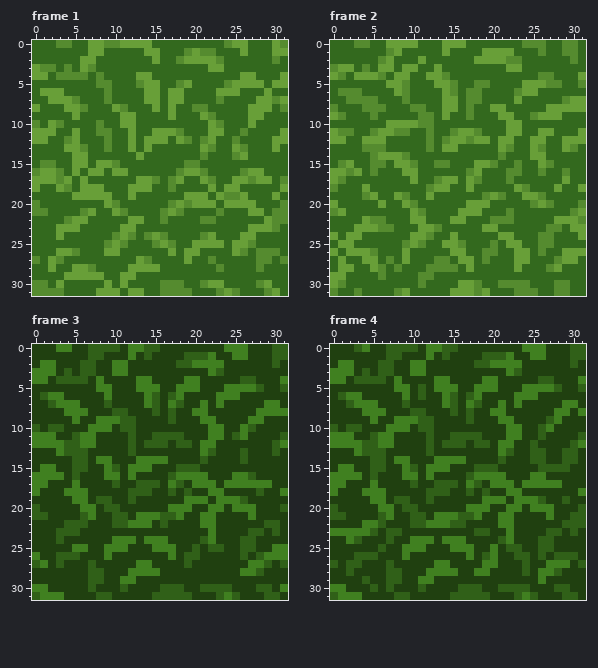
Pixel-art file -- images/tileset.ase. This is how it looked before the edit.
32x32 pixels, 6 frames. Shown: frame 1, frame 2, frame 3, frame 4.
Once edited:
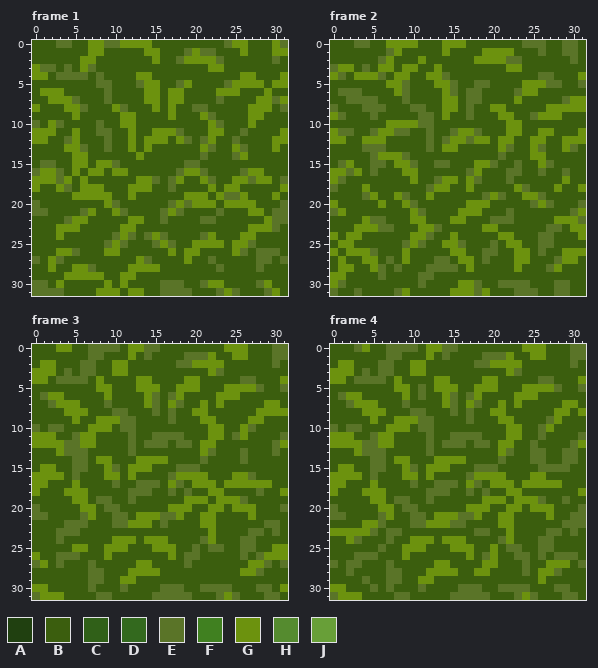
Palette (. is transparent): A #204010  B #3b5e0e  C #306018  D #33691e  E #5a7428  F #408020  G #6c920e  H #558b2f  J #689f38
Edits made:
Changed rows in their new state; - is an unchanged pixel.
Frame 1:
first column x 0:
 0 BBBEEBBGGEEGGGGBBBBBBBBBEGGBBBGE
 1 BBBBBBBGGBBBBBGGBBBEGEEBBBGBBBGG
 2 BBBBBBGGBBBBBBBGBBEGGGGEBBBBBBEB
 3 GEEBEBGEBBBBBBBBBBBBBBGGBBBBBBBB
 4 GGBEEEEBEBBBBGGBBBBBBBBBBBGGBBBG
 5 BBBBBBBBEEBBBEGGBBEGBBBBEGGGGBGG
 6 BGGGBBBBBEBBBBGGBGGBBBBGGGBBBGBB
 7 BBGGGEBBBEBBBBGGBGGBBBBEBBBBGGEG
 8 GBBBGGEBBBGEBBBGBGBBEEBBBBBGGGBE
 9 BBBBBGBBBBBGGBBBBGBBBGEBBBBGGBBB
10 EBGEBBBBEBBGGBBBBBBBBBGEBBBGBBBB
11 GGGBBGBBEEBBGBBGGGEBBBGGBBEBBBBG
12 GGBBEGBBBEBBGBGGGBGEBEGBBEBBBBGG
13 BBBBGGEBBEBBGBGBBBBBBGEBBGEBBBGB
14 BBBBBGGBBBBBBGBBBBBBBEBBBEGBBBBB
15 BEEBBGGBGGEBBBBBBBBEEBBBBBBBBBBB
16 EGGEBGBGGBGGBBBBBBEGGEBBBBEGGBBB
17 GGGEGBGBBBBBBGGEBEGBBGEBBGGEGGBE
18 GBBGEBGGGBBBGGGBBEBBBBGBGGBBBBBG
19 BBBBBGGGGGBBGBBBBBBGGGBGEEGBBBGB
20 EBBBBBBBBGEBBBBBBEGEGGGBGGGGBBBE
21 EEBBBBEGBBGEBBBBEGEBBBBEBBBGGBEE
22 BBBBEGGBBBBBGGBBEBBBBEEBBBBBBGEE
23 BBBGGGBBBBBGGBBBBBBBBBBBBBBGGGEB
24 BBBGBBBBBBEGEBEGEBBBBEGBBBGGBBBB
25 BBBBBBBBBEGEBBBEGEBBGGGGBGGEBBBB
26 BBBGGEBBBGGBBBBBBGBGGBBBBGEBEEEB
27 EBGEBBBBBBBBBGEBBBBGBBEBBBBBEEBE
28 BBGBBGGEBBBBGGGGBBBBBBBEBBBBEBBB
29 BBBBGGGGGBBGGBBBBBBBBBBBBBBBBBBB
30 EEBGBBBBBGBGBBBBEEEBBEGGBBBBEGBB
31 EEEEBBBBGGGBGGBBEEEEBBBEGEBBBEGB
Frame 2:
first column x 0:
 0 BBBEEBBGGGGBBBGGGBBBBBBBEEEBBEEB
 1 BBBBBBBEGBBBBBGBBBBGGGGBBBEBBEEB
 2 BBBBBBEGBBBGBBBBBBGGGGEEBBBBBBEB
 3 EGGBEBGGBGGBBGBBBBBBBBGGBBBBBBBB
 4 GEBGGGEBGGBBGGEBBBBBBBBBBBEEBBBG
 5 BBBBBBBGGEBBBGGEBBEEBBBBGGGEEBBE
 6 BEEEBBBBGEBBBBGEBEEBBBBEGGBBBBBB
 7 BBEEEEBBBEBBBBGGBEEBBBBGBBBBBEGG
 8 EBBBEEEBBBEEBBGGBEBBGGBBBBBGGGGG
 9 GEBBBEBBBBBEEBGBBEBBBGGBBEGGGBBB
10 BBBBBBBGGGGEEBBBBBBBBBGGBBBBBBBB
11 GEEBBEGGEEBBEBBEGGEBBBGGBBGGBBBG
12 GGBBGGGBBBBBEBEGGEGGBGGBBGGBBGGG
13 BBBBEEEBBBBBEBGGBBBBBGEBBGEBBGEB
14 BBBBBEGGGEBBBBBBBBBBBEBBBGGBBBBB
15 BEGBBEEBGGEBBEEBBBGGEBBEBBGEBBBB
16 GGEGBEBBBGGBBBBBBEGBBBEEBBEBBEBB
17 GEBBBBBBBBGBBEGGBGEBBBEBBBBBBGBB
18 EBBBGBBBBBBBEGGBBGBBBBBGEBBBGBBG
19 BBBBEGBBGEBBGBBBBBBEGEBBGGEBBBBB
20 GBBBBBGBBGEBBBBBBGGGBBBBBEGEBBBE
21 EGBBBBBBBBGEBBBBGGGBBBEBBBBBBBEG
22 BBBBGEEBBBGGBBBGGBBBEEEBBBBBGGGE
23 BBBGGGEEBBBGGEBBBBBGGBBBBBBEEBGG
24 GBGGBBBBBBGGEBBGBBBBBGGBBBEEBBBG
25 BGGBBBBBBEGEBBGGEBBBEBGGBBEEBBBB
26 GBGGGEBBBGBBBBBGGBBEEBBGGBEBBGGG
27 BGBBGGBEBGBBBEEBGGBEBBBGGBBBEGGB
28 BGGBBGEBEBBBEEEEBGBBBBBGBBBEGBBB
29 GGBBBBEBBBBEEBBBBBBBBBBBBBBBBBBB
30 GEBBBBBBBBBEBBBBGGEBBEEEEBBBEEBB
31 EBBEBBBBEGBBBBBGGGEGBBBEEEBBEEBB
Frame 3:
first column x 0:
 0 BBBGGBBEEEEBGGEEBBBBBBBBGGGBBBEE
 1 BBBBBBBEEBBBGBEBBBBEEEGBBGGBBBEE
 2 BGGBBBEEBBGGBBBBBBEEGGGGBBBBBBEB
 3 GGGBEBEEBBGGBBBBBBBBBBGEBBBBBBBB
 4 GGBEEEEBGBBBBGGBBBBGGBBBBBEEBBBG
 5 BBBBBBBBGGBBBGGGBBGGGBBBGGGGEBBE
 6 BEGGBBBBBGBBBBGEBEGBBBBGGGBBBBBB
 7 BBEGGGBBBEBBBBGEBGEBBGBGBBBBBGGB
 8 BBBBGGGBBBEEBBBEBEBBGGBBBBBBGGGG
 9 BBBBBGBBGGGEEBBBBEBBBGGBBBBGGBBB
10 EBEEBBBGGGBEEBBBBBBBBBGGBBGEBBBB
11 GGGBBEGGBBBBEBBEEEEBBBGGBEGBBBBE
12 GGGGEEGGBBBBEBEEEBEEBGGBBBBBBBEG
13 BBBGEEEBBBBBEBBBBBBBBGEBBBEBBBEB
14 BBBBBEEBGGBBBGGGGBBBBEBBBBEBBBBB
15 BGGBBEEBBGEBGGGBBBEEEBBBBBBBBBBB
16 GGGGBEBBBGGBGBBBBEGGGGBBBGGEBBBB
17 GGBBBGBBBBEBBEEEBGEBGGGBGGGGGGBB
18 GBBBGGGBBBBBEEEBBEBEBBGGBBBBEBBG
19 BBBBBGGBEEBBEBBBBBBGGGBGGGEBBBBB
20 EBBBBBGGBEEBBBBBBGGGBBGGBGGGBBBE
21 EEBBBBEGBBEEBGGGEEGBBGGBBBBGBBBB
22 BBBBEEEBBBEEGGGBEBBBBGGBBBBBBEEB
23 BBBEEEBBBBBBBBBBBBBBBBGBBBBEEBEB
24 BBBEBBBBBBGGGBGGGBBBBEGBBBEEBBBB
25 BBBBBGGBBGGGBBBGGGBBEBEEBBEEBBGG
26 GBBEEEBBBGBBBBBBBGBEEBBBBBEBEGGG
27 EGBEBBBEBBBBBGGBBBBEBBBBBBBGGEBE
28 BBBBBBBEEBBBGGGGBBBBBBBBBBGGEBBB
29 BBBBBBBEEBBGGBBBBBBBBBBBBBBBBBBB
30 GGBBBBBEBBBEBBBBEEEBBEEEEBBBEEBG
31 EGGGBBBBEEBBBBBEEEEEBBBEGEBBBEEB
Frame 4:
first column x 0:
 0 BBBEGBBEEEEBGGEEBBBBBBBBGGGBBBEE
 1 BBBBBBBEEBBBGBEBBBBEEEGBBGGBBBEE
 2 BGGBBBEEBBGGBBBBBBEEGGGGBBBBBBEB
 3 GGGBEBEEBBGGBBBBBBBBBBGEBBBBBBBB
 4 GGBEEEEBGBBBBGGBBBBGGBBBBBEEBBBG
 5 BBBBBBBBGGBEBGGGBBGGGBBBGGGGEBBE
 6 BEGGBBBBBGBEBBGEBEGBBBBGGGBBBBBB
 7 BBEGGGBBBEBBBBGEBGEBBGBGBBBBBGGB
 8 BBBBGGGBBBEEBBBEBEBBGGBBBBBBGGBG
 9 BBBBBGBBGGGEEBBBBEBBBGGBBBBEGBBB
10 EBEEBBBGGGBEEBBBBBBBBBGGBBEGBBBB
11 GGGBBEGGBBBBEBBEEEEBBBGGBBEBBBBE
12 GGGGEEGGBBBBEBEEEBEEBGGBBEBBBBEG
13 BBBGEEEBBBBBEBBBBBBBBGEBBEEBBEEB
14 BBBBBEEBGGBBBGGGGBBBBEBBBEEBBEEB
15 BGGBBEEBBGEBGGGBBBEEEBBBBBEEEEBB
16 GGGGBEBBBGGBGBBBBEGGGGBBBGGBBBBB
17 GGBBBGBBBBEBBEEEBGEBGGGBGGGGGBBB
18 GBBBGGGBBBBBEEEBBEBEBBGGBBBBBBBG
19 BBBBBGGBEEBBEBBBBBBGGGBGGGEBBEBB
20 EBBBBBGGBEEBBBBBBGGGBBGGBGGGBBBE
21 EEBBBBEGBBEEBGGGEEGBBGGBBBBGBBEE
22 BBBBGGEBBBEEGGGEEBBBBGGBBBBBBEEE
23 GGGGGEBEEBBBBBBBBBEEBBGBBBBEEBEB
24 BBGEBBBEBBGGGBGGGBBBBEGBBBEEBBBB
25 BBBBBBEBBGGGBBBGGGBBGBEEBBEEBBBB
26 BBBEEEBBBGBBBBBBBGBEGBBEEBEBEEEB
27 EBEEBBBEBBBBBGGBBBBGGBBBEBBGGGBE
28 BBEBBBBEEBBBGGGGBBGGBBBBEBGGEBBB
29 BBBBEBBEEBBGGBBBBBBBBBBBBBGBBBBB
30 GGBBBEBEBBBEBBBBEEEBBEEEEBBBEEBB
31 EGGGBBBBEEBBBBBEEEEEBBBEGEBBBEEB
